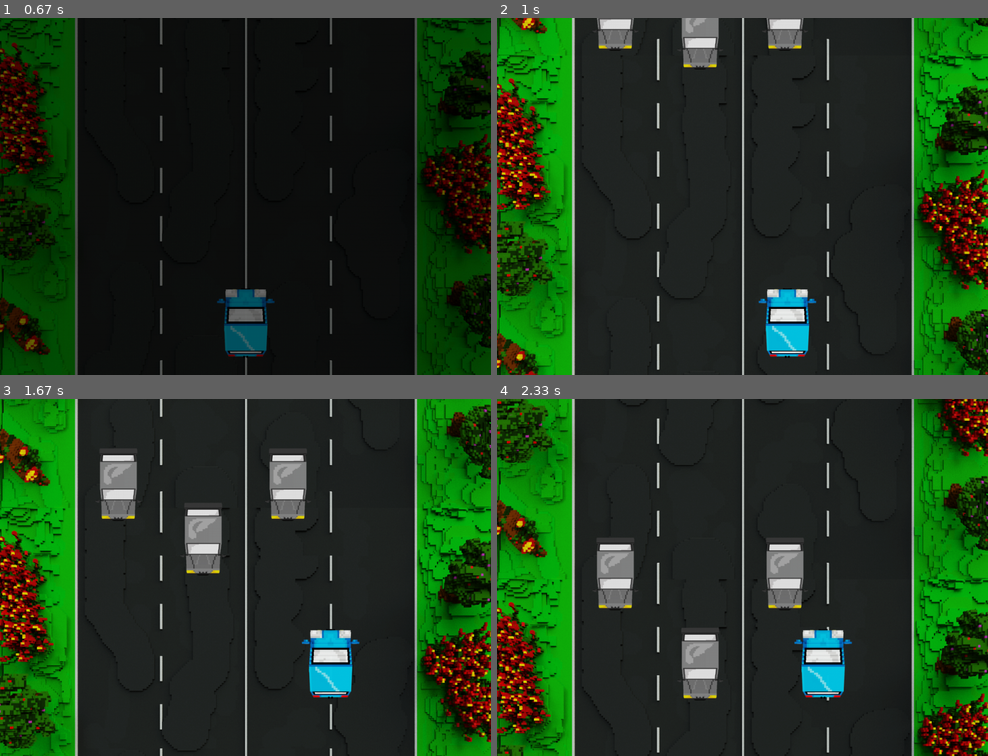
Above: before the commit, frames 1-4 (two rows, left to right).
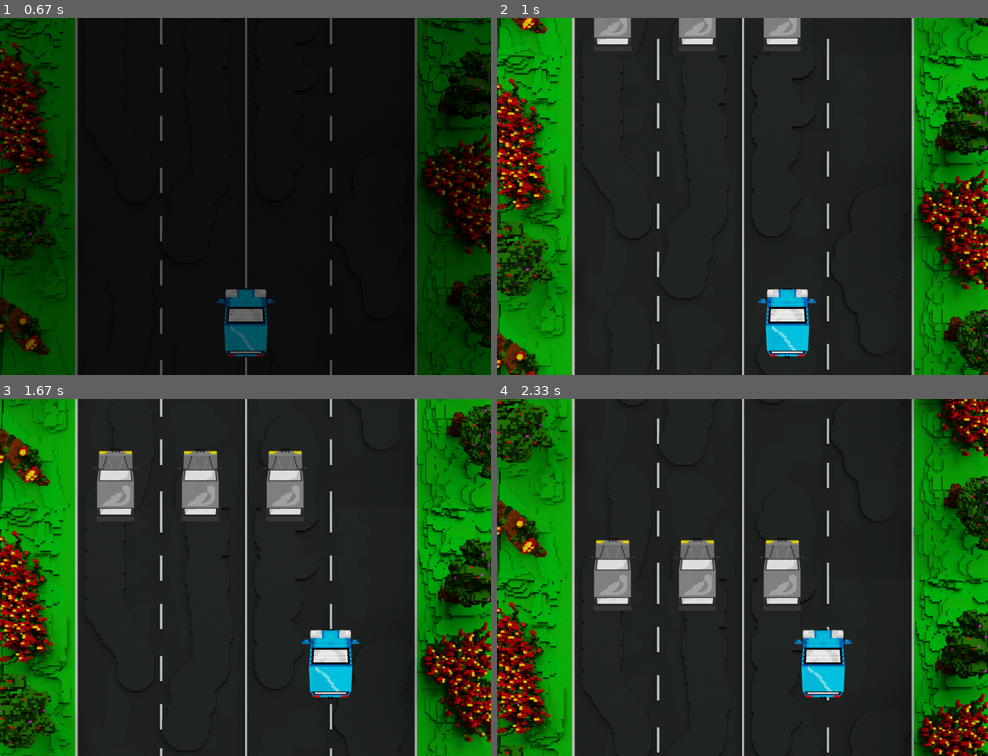
Above: after the commit, the same moments.

Repository: KidIsKing/TheFastestCar
Game: pygame game, started from src/main.py
Same seed, same stepped clock (60 frames per second), same inputs: the game is played once before the commit and once after it.
Inputs (mouse positions are in pixels of both pictures, inside the frame that each line leads up to):
- Up to frame 1 (0.67 s): click "Играть" at 0.38 s
- Up to frame 2 (1 s): hold Right from 0.67 s (still down); move the mouse to (722, 210) at 0.7 s
- Up to frame 3 (1.67 s): release Right at 1.13 s; hold Up 1.17-1.47 s; hold Right from 1.5 s (still down)
- Up to frame 4 (2.33 s): release Right at 1.97 s; hold Left from 2 s (still down)

Frame 1 is identical in both runs. In frame 2, 1.9% of the frame differs, in the area x 19-63%, y 0-15%; in frame 3, 4.9%; in frame 4, 5.0%, in the area x 19-63%, y 38-85%.

Commit message:
add func from settings

Diff:
--- a/src/main.py
+++ b/src/main.py
@@ -82,12 +82,17 @@
     """Базовый класс для всех машин игры."""
 
     def __init__(self, image_path, scale_x, scale_y, hitbox_decrease, offset_x):
-        self.image = pygame.image.load(image_path)
-        self.image = pygame.transform.smoothscale(
-            self.image,
-            (int(self.image.get_width() * scale_x), int(self.image.get_height() * scale_y)),
-        )
-        self.image = pygame.transform.rotate(self.image, 180)
+        base_image = pygame.image.load(image_path)
+        self.image_scaled = pygame.transform.smoothscale(
+            base_image,
+            (
+                int(base_image.get_width() * scale_x),
+                int(base_image.get_height() * scale_y),
+            ),
+        )
+        # Повёрнутая версия (на 180°)
+        self.image_rotated = pygame.transform.rotate(self.image_scaled, 180)
+        self.image = self.image_scaled  # по умолчанию
 
         self.rect = self.image.get_rect()
         self.hitbox = self.rect.inflate(*hitbox_decrease)  # уменьшаем хитбокс
@@ -111,6 +116,8 @@
         super().__init__(
             ASSETS["player_car"], 0.35, 0.35, PLAYER_HITBOX_DECREASE, PLAYER_OFFSET_X
         )
+        self.image = self.image_rotated  # игрок всегда повернутая картинка
+        self.rect = self.image.get_rect()  # пересоздаём rect после поворота
 
         self.rect.topleft = (
             WIDTH // 2 - self.rect.width // 2,
@@ -151,9 +158,28 @@
 
     def spawn(self):
         """Генерация случайных параметров для появления нового врага."""
+        self.rect.y = -200
         self.rect.x = random.choice(LANE_POSITIONS)
-        self.rect.y = -200
-        self.speed = random.randint(5, 7)
+
+        # Переменная, определяющая встречный ли это враг
+        is_oncoming = (
+            settings.oncoming_traffic_enabled
+            and self.rect.x in LANE_POSITIONS[:2]
+        )
+
+        # Выбираем ориентацию картинки
+        if is_oncoming:
+            self.image = self.image_rotated
+        else:
+            self.image = self.image_scaled
+
+        # Пересоздаём rect
+        self.rect = self.image.get_rect(topleft=(self.rect.x, self.rect.y))
+
+        if is_oncoming:
+            self.speed = random.randint(5, 7)  # быстро навстречу
+        else:
+            self.speed = random.randint(4, 5)  # медленно попутно
 
         self.sync_hitbox()
 
@@ -292,6 +318,13 @@
         self.draw()
 
 
+class Settings:
+    """Настройки и перменные, влияющие на игру."""
+
+    def __init__(self):
+        self.oncoming_traffic_enabled = False
+
+
 class MenuManager:
     def __init__(self):
         self.running = True
@@ -320,9 +353,8 @@
         self.start_button = self._create_button("Играть", 300, "green")
         self.settings_button = self._create_button("Настройки", 400, "green")
         self.exit_button = self._create_button("Выйти", 500, "red")
-        self.move_on_direction_button = self._create_button("Встречка", 300, "green")
-        self.left_line_button = self._create_button("Левосторонка", 400, "green")
-        self.back_button = self._create_button("Назад", 500, "green")
+        self.oncoming_traffic_button = self._create_button("Встречка", 300, "green")
+        self.back_button = self._create_button("Назад", 400, "green")
 
         self.buttons_list = []
 
@@ -368,6 +400,10 @@
                     self.start_transition("menu")
                 elif event.button == self.exit_button:
                     self.running = False
+                elif event.button == self.oncoming_traffic_button:
+                    settings.oncoming_traffic_enabled = (
+                        not settings.oncoming_traffic_enabled
+                    )
 
     def draw_background(self, background):
         """Базовая отрисовка фона"""
@@ -403,6 +439,11 @@
         """Отрисовка меню настроек."""
         self.draw_background(self.main_background)
         self.draw_text("Настройки", self.first_font, WHITE, 415, 110)
+
+        # Показываем текущее состояние встречки
+        traffic_status = "ВКЛ" if settings.oncoming_traffic_enabled else "ВЫКЛ"
+        self.draw_text(f"Встречка: {traffic_status}", self.second_font, WHITE, 440, 290)
+
         # Обработка и отрисовка кнопок
         self.draw_buttons()
 
@@ -451,8 +492,7 @@
                 self.draw_main_menu()
             elif self.window == "settings":
                 self.buttons_list = [
-                    self.move_on_direction_button,
-                    self.left_line_button,
+                    self.oncoming_traffic_button,
                     self.back_button,
                 ]
                 self.draw_settings_menu()
@@ -470,6 +510,9 @@
         sys.exit()
 
 
+settings = Settings()
+
+
 def main():
     manager = MenuManager()
     manager.run()
